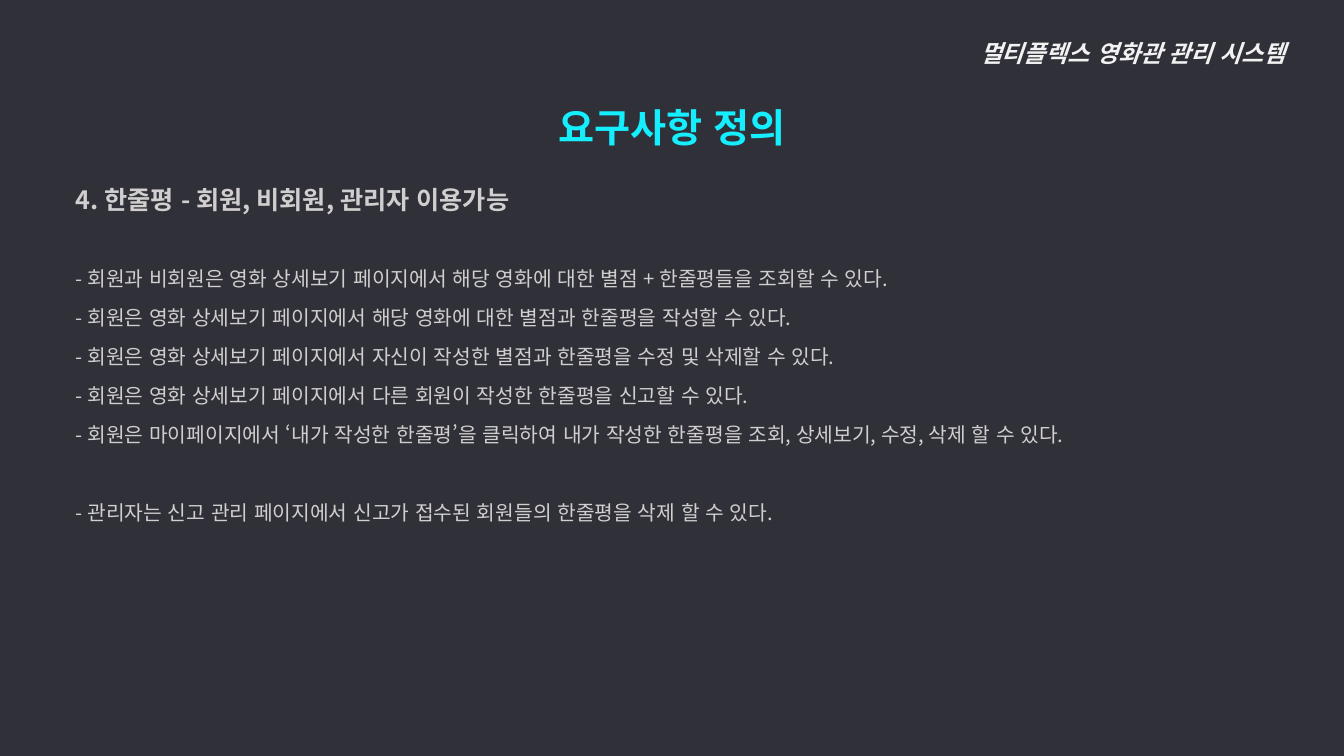
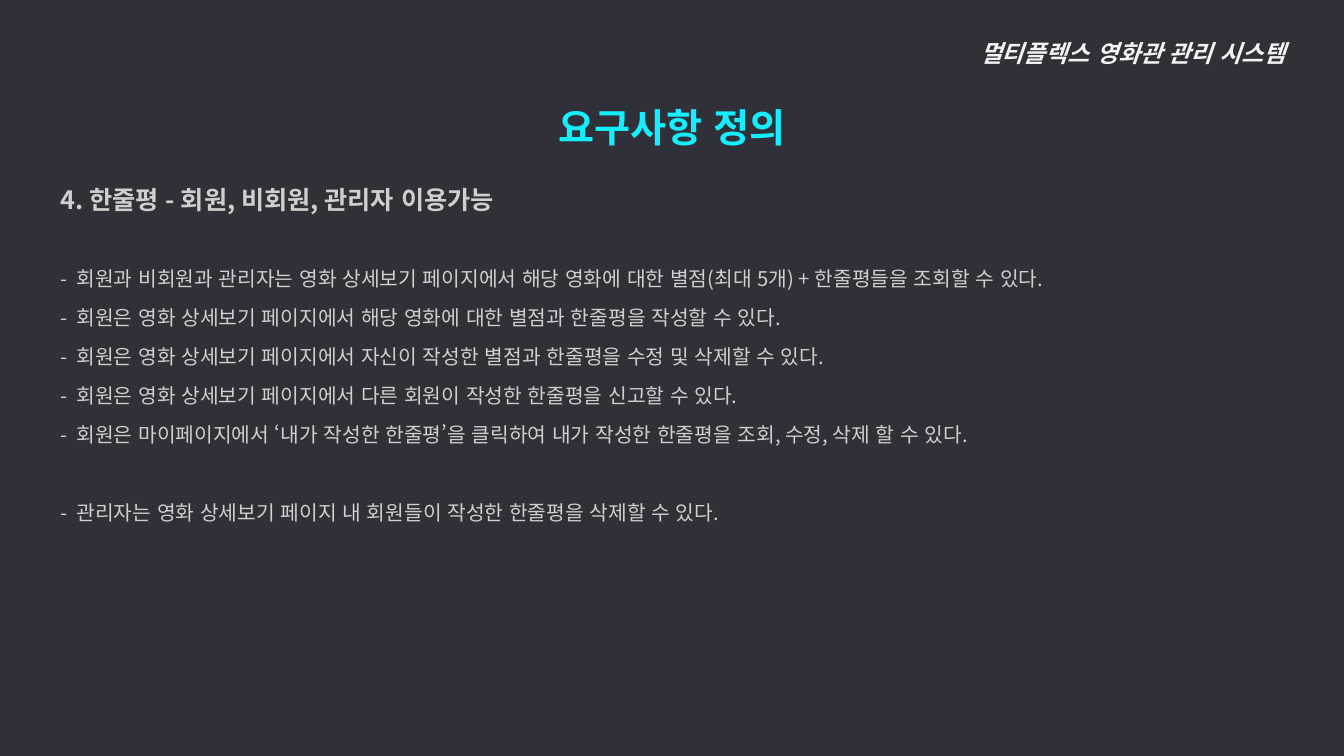
Before and after one commit to ywc-412/MultiplexTeamProject, a slide deck: slide 12 of 2조 시스템개요, 요구사항 정의.pptx. Drawn at 1344x756 pixels with LibreOffice and Linux fonts; fonts in the diff are those of the drawing. Boxes give left, top, right and bottom in pixels: in the first picture for what was removed or moved away, otherwise in the second. Text is boxed around its words. In the diff, an @@ line names an element or a change of style, - is before the commit and + after.

```diff
--- a/2조 시스템개요, 요구사항 정의.pptx
+++ b/2조 시스템개요, 요구사항 정의.pptx
@@ text "4. 한줄평 - 회원, 비회원, ...": place and size @@
-text "4. 한줄평 - 회원, 비회원, ..." at (76, 188, 1064, 522)
+text "4. 한줄평 - 회원, 비회원, ..." at (60, 188, 1043, 522)
@@ text at (77, 269, 1043, 290): text changed @@
-  - 회원과 비회원은 영화 상세보기 페이지에서 해당 영화에 대한 별점 + 한줄평들을 조회할 수 있다.
+  - 회원과 비회원과 관리자는 영화 상세보기 페이지에서 해당 영화에 대한 별점(최대 5개) + 한줄평들을 조회할 수 있다.
@@ text at (77, 424, 968, 522): text changed @@
-  - 회원은 마이페이지에서 ‘내가 작성한 한줄평’을 클릭하여 내가 작성한 한줄평을 조회, 상세보기, 수정, 삭제 할 수 있다.
-  - 관리자는 신고 관리 페이지에서 신고가 접수된 회원들의 한줄평을 삭제 할 수 있다.
+  - 회원은 마이페이지에서 ‘내가 작성한 한줄평’을 클릭하여 내가 작성한 한줄평을 조회, 수정, 삭제 할 수 있다.
+  - 관리자는 영화 상세보기 페이지 내 회원들이 작성한 한줄평을 삭제할 수 있다.
```
Also in this commit, not shown: 13 other slides changed, 2 slides added.
